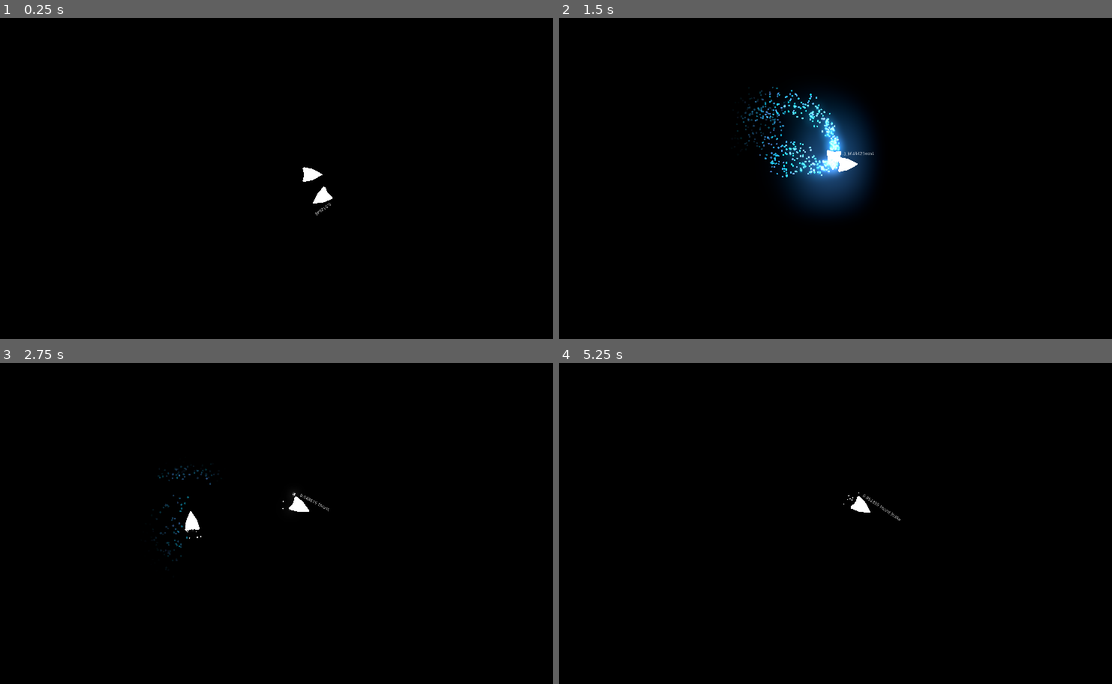
Above: before the commit, frames 1-4 (two rows, left to right).
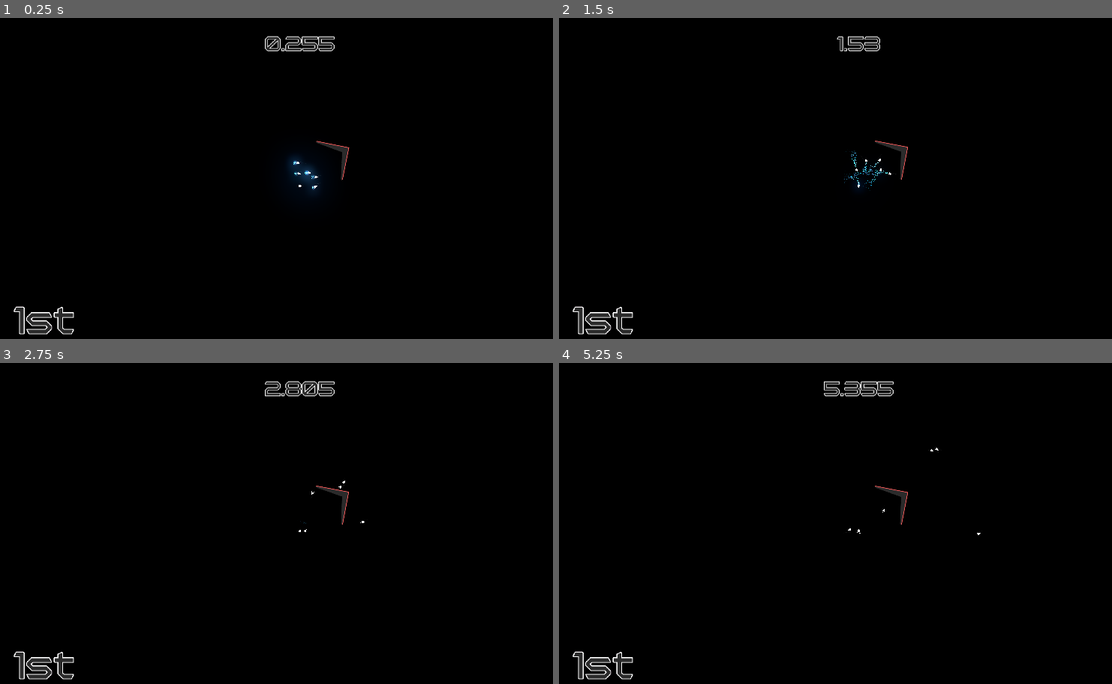
Above: after the commit, the same moments.

Repository: Insta-x/boost-racer
Game: Godot game, scene res://Src/Game.tscn
The game is run twice, just before and just after one commit, with the same random seed, the same clock (stepped at 60 frames per second) and the same inputs. Before the commit the project starts from res://Src/SampleWorld.tscn.
Inputs:
- Up to frame 1 (0.25 s): no input
- Up to frame 2 (1.5 s): hold D (turn_right) 0.53-1.28 s; hold Shift (boost) 0.53-1.28 s; hold Space (brake) from 1.28 s (still down); tap Shift (boost) at 1.35 s
- Up to frame 3 (2.75 s): release Space (brake) at 2.03 s; hold D (turn_right) from 2.03 s (still down); hold Shift (boost) from 2.03 s (still down)
- Up to frame 4 (5.25 s): release D (turn_right) at 2.78 s; release Shift (boost) at 2.78 s; hold W (thrust) 2.78-3.53 s; tap Shift (boost) at 2.85, 4.35 s; hold Shift (boost) 3.53-4.28 s; hold A (turn_left) 3.53-5.03 s; hold Space (brake) from 5.03 s (still down); hold Shift (boost) from 5.03 s (still down)

The runs differ from the first frame. In frame 1, 1.7% of the frame differs, in the area x 2-64%, y 5-99%; in frame 2, 6.3%; in frame 3, 1.5%; in frame 4, 1.3%.
Error before the commit: Invalid get index 'guiders' (on base: 'Nil'). (res://Src/Lee/AreaGuider.gd:10)

Commit message:
lesgo ga nguli

Diff:
--- a/Src/GameWorld.tscn
+++ b/Src/GameWorld.tscn
@@ -1,6 +1,8 @@
-[gd_scene load_steps=3 format=2]
-
+[gd_scene load_steps=5 format=2]
+
+[ext_resource path="res://Src/Racer/EnemyRacer.tscn" type="PackedScene" id=1]
 [ext_resource path="res://Src/Racer/PlayerRacer.tscn" type="PackedScene" id=2]
+[ext_resource path="res://Src/Lee/PathFinder.tscn" type="PackedScene" id=3]
 [ext_resource path="res://Src/RaceComponents/FinishArea2D.tscn" type="PackedScene" id=4]
 
 [node name="GameWorld" type="Node2D"]
@@ -102,6 +104,7 @@
 
 [node name="Camera2D" type="Camera2D" parent="PlayerRacer"]
 current = true
+zoom = Vector2( 6, 6 )
 __meta__ = {
 "_edit_lock_": true
 }
@@ -114,3 +117,272 @@
 __meta__ = {
 "_edit_lock_": true
 }
+
+[node name="PathFinder" parent="." instance=ExtResource( 3 )]
+
+[node name="Position2D" type="Position2D" parent="PathFinder/Nodes" index="0"]
+position = Vector2( 235, 8768 )
+
+[node name="Position2D2" type="Position2D" parent="PathFinder/Nodes" index="1"]
+position = Vector2( 13362, 146 )
+
+[node name="Position2D3" type="Position2D" parent="PathFinder/Nodes" index="2"]
+position = Vector2( 13345, 2052 )
+
+[node name="Position2D4" type="Position2D" parent="PathFinder/Nodes" index="3"]
+position = Vector2( 13970, 2635 )
+
+[node name="Position2D5" type="Position2D" parent="PathFinder/Nodes" index="4"]
+position = Vector2( 13215, 3467 )
+
+[node name="Position2D6" type="Position2D" parent="PathFinder/Nodes" index="5"]
+position = Vector2( 13204, 4401 )
+
+[node name="Position2D7" type="Position2D" parent="PathFinder/Nodes" index="6"]
+position = Vector2( 13872, 5136 )
+
+[node name="Position2D8" type="Position2D" parent="PathFinder/Nodes" index="7"]
+position = Vector2( 13882, 6622 )
+
+[node name="Position2D22" type="Position2D" parent="PathFinder/Nodes" index="8"]
+position = Vector2( 12638, 7861 )
+
+[node name="Position2D23" type="Position2D" parent="PathFinder/Nodes" index="9"]
+position = Vector2( 11870, 7848 )
+
+[node name="Position2D24" type="Position2D" parent="PathFinder/Nodes" index="10"]
+position = Vector2( 11838, 6661 )
+
+[node name="Position2D25" type="Position2D" parent="PathFinder/Nodes" index="11"]
+position = Vector2( 11120, 6655 )
+
+[node name="Position2D26" type="Position2D" parent="PathFinder/Nodes" index="12"]
+position = Vector2( 10580, 7271 )
+
+[node name="Position2D27" type="Position2D" parent="PathFinder/Nodes" index="13"]
+position = Vector2( 10337, 7274 )
+
+[node name="Position2D9" type="Position2D" parent="PathFinder/Nodes" index="14"]
+position = Vector2( 13914, 7999 )
+
+[node name="Position2D10" type="Position2D" parent="PathFinder/Nodes" index="15"]
+position = Vector2( 13096, 7999 )
+
+[node name="Position2D11" type="Position2D" parent="PathFinder/Nodes" index="16"]
+position = Vector2( 12620, 8494 )
+
+[node name="Position2D12" type="Position2D" parent="PathFinder/Nodes" index="17"]
+position = Vector2( 9277, 7272 )
+
+[node name="Position2D29" type="Position2D" parent="PathFinder/Nodes" index="18"]
+position = Vector2( 8710, 7236 )
+
+[node name="Position2D31" type="Position2D" parent="PathFinder/Nodes" index="19"]
+position = Vector2( 8168, 7230 )
+
+[node name="Position2D32" type="Position2D" parent="PathFinder/Nodes" index="20"]
+position = Vector2( 3754, 7194 )
+
+[node name="Position2D36" type="Position2D" parent="PathFinder/Nodes" index="21"]
+position = Vector2( 3874, 6193 )
+
+[node name="Position2D37" type="Position2D" parent="PathFinder/Nodes" index="22"]
+position = Vector2( 5387, 6144 )
+
+[node name="Position2D38" type="Position2D" parent="PathFinder/Nodes" index="23"]
+position = Vector2( 5361, 4526 )
+
+[node name="Position2D58" type="Position2D" parent="PathFinder/Nodes" index="24"]
+position = Vector2( 9709, 4529 )
+
+[node name="Position2D76" type="Position2D" parent="PathFinder/Nodes" index="25"]
+position = Vector2( 9709, 5809 )
+
+[node name="Position2D77" type="Position2D" parent="PathFinder/Nodes" index="26"]
+position = Vector2( 8183, 5843 )
+
+[node name="Position2D78" type="Position2D" parent="PathFinder/Nodes" index="27"]
+position = Vector2( 10726, 5818 )
+
+[node name="Position2D74" type="Position2D" parent="PathFinder/Nodes" index="28"]
+position = Vector2( 9965, 4536 )
+
+[node name="Position2D64" type="Position2D" parent="PathFinder/Nodes" index="29"]
+position = Vector2( 9686, 3751 )
+
+[node name="Position2D65" type="Position2D" parent="PathFinder/Nodes" index="30"]
+position = Vector2( 9263, 3494 )
+
+[node name="Position2D66" type="Position2D" parent="PathFinder/Nodes" index="31"]
+position = Vector2( 9218, 2958 )
+
+[node name="Position2D67" type="Position2D" parent="PathFinder/Nodes" index="32"]
+position = Vector2( 9784, 2898 )
+
+[node name="Position2D68" type="Position2D" parent="PathFinder/Nodes" index="33"]
+position = Vector2( 9769, 2581 )
+
+[node name="Position2D70" type="Position2D" parent="PathFinder/Nodes" index="34"]
+position = Vector2( 5793, 2605 )
+
+[node name="Position2D71" type="Position2D" parent="PathFinder/Nodes" index="35"]
+position = Vector2( 5769, 3685 )
+
+[node name="Position2D72" type="Position2D" parent="PathFinder/Nodes" index="36"]
+position = Vector2( 4361, 3725 )
+
+[node name="Position2D73" type="Position2D" parent="PathFinder/Nodes" index="37"]
+position = Vector2( 4353, 2997 )
+
+[node name="Position2D75" type="Position2D" parent="PathFinder/Nodes" index="38"]
+position = Vector2( 3985, 2293 )
+
+[node name="Position2D69" type="Position2D" parent="PathFinder/Nodes" index="39"]
+position = Vector2( 9769, 2287 )
+
+[node name="Position2D59" type="Position2D" parent="PathFinder/Nodes" index="40"]
+position = Vector2( 8170, 4526 )
+
+[node name="Position2D60" type="Position2D" parent="PathFinder/Nodes" index="41"]
+position = Vector2( 10765, 4526 )
+
+[node name="Position2D61" type="Position2D" parent="PathFinder/Nodes" index="42"]
+position = Vector2( 12217, 4515 )
+
+[node name="Position2D62" type="Position2D" parent="PathFinder/Nodes" index="43"]
+position = Vector2( 12228, 3116 )
+
+[node name="Position2D63" type="Position2D" parent="PathFinder/Nodes" index="44"]
+position = Vector2( 12152, 2307 )
+
+[node name="Position2D39" type="Position2D" parent="PathFinder/Nodes" index="45"]
+position = Vector2( 3736, 4505 )
+
+[node name="Position2D40" type="Position2D" parent="PathFinder/Nodes" index="46"]
+position = Vector2( 3273, 4961 )
+
+[node name="Position2D35" type="Position2D" parent="PathFinder/Nodes" index="47"]
+position = Vector2( 2513, 5774 )
+
+[node name="Position2D41" type="Position2D" parent="PathFinder/Nodes" index="48"]
+position = Vector2( 1025, 5804 )
+
+[node name="Position2D42" type="Position2D" parent="PathFinder/Nodes" index="49"]
+position = Vector2( 194, 5087 )
+
+[node name="Position2D43" type="Position2D" parent="PathFinder/Nodes" index="50"]
+position = Vector2( 182, 2822 )
+
+[node name="Position2D79" type="Position2D" parent="PathFinder/Nodes" index="51"]
+position = Vector2( 161, 184 )
+
+[node name="Position2D80" type="Position2D" parent="PathFinder/Nodes" index="52"]
+position = Vector2( 607, -292 )
+
+[node name="Position2D81" type="Position2D" parent="PathFinder/Nodes" index="53"]
+position = Vector2( 2971, -292 )
+
+[node name="Position2D44" type="Position2D" parent="PathFinder/Nodes" index="54"]
+position = Vector2( 996, 2085 )
+
+[node name="Position2D45" type="Position2D" parent="PathFinder/Nodes" index="55"]
+position = Vector2( 2301, 1992 )
+
+[node name="Position2D47" type="Position2D" parent="PathFinder/Nodes" index="56"]
+position = Vector2( 2246, 177 )
+
+[node name="Position2D48" type="Position2D" parent="PathFinder/Nodes" index="57"]
+position = Vector2( 2581, 169 )
+
+[node name="Position2D49" type="Position2D" parent="PathFinder/Nodes" index="58"]
+position = Vector2( 3110, 720 )
+
+[node name="Position2D50" type="Position2D" parent="PathFinder/Nodes" index="59"]
+position = Vector2( 3672, 752 )
+
+[node name="Position2D51" type="Position2D" parent="PathFinder/Nodes" index="60"]
+position = Vector2( 3680, 1258 )
+
+[node name="Position2D52" type="Position2D" parent="PathFinder/Nodes" index="61"]
+position = Vector2( 6087, 1173 )
+
+[node name="Position2D53" type="Position2D" parent="PathFinder/Nodes" index="62"]
+position = Vector2( 7295, -35 )
+
+[node name="Position2D54" type="Position2D" parent="PathFinder/Nodes" index="63"]
+position = Vector2( 8247, -3 )
+
+[node name="Position2D55" type="Position2D" parent="PathFinder/Nodes" index="64"]
+position = Vector2( 8295, 2213 )
+
+[node name="Position2D56" type="Position2D" parent="PathFinder/Nodes" index="65"]
+position = Vector2( 11693, 2213 )
+
+[node name="Position2D57" type="Position2D" parent="PathFinder/Nodes" index="66"]
+position = Vector2( 11731, 182 )
+
+[node name="Position2D46" type="Position2D" parent="PathFinder/Nodes" index="67"]
+position = Vector2( 3225, 2857 )
+
+[node name="Position2D34" type="Position2D" parent="PathFinder/Nodes" index="68"]
+position = Vector2( 1764, 7244 )
+
+[node name="Position2D33" type="Position2D" parent="PathFinder/Nodes" index="69"]
+position = Vector2( 3707, 8031 )
+
+[node name="Position2D30" type="Position2D" parent="PathFinder/Nodes" index="70"]
+position = Vector2( 8703, 6669 )
+
+[node name="Position2D28" type="Position2D" parent="PathFinder/Nodes" index="71"]
+position = Vector2( 11407, 8475 )
+
+[node name="Position2D13" type="Position2D" parent="PathFinder/Nodes" index="72"]
+position = Vector2( 9535, 8431 )
+
+[node name="Position2D14" type="Position2D" parent="PathFinder/Nodes" index="73"]
+position = Vector2( 8862, 7809 )
+
+[node name="Position2D15" type="Position2D" parent="PathFinder/Nodes" index="74"]
+position = Vector2( 8582, 7817 )
+rotation = 0.201052
+
+[node name="Position2D16" type="Position2D" parent="PathFinder/Nodes" index="75"]
+position = Vector2( 7675, 8745 )
+rotation = 0.201052
+
+[node name="Position2D17" type="Position2D" parent="PathFinder/Nodes" index="76"]
+position = Vector2( 6399, 8738 )
+rotation = 0.201052
+
+[node name="Position2D18" type="Position2D" parent="PathFinder/Nodes" index="77"]
+position = Vector2( 5508, 9629 )
+rotation = 0.201052
+
+[node name="Position2D19" type="Position2D" parent="PathFinder/Nodes" index="78"]
+position = Vector2( 4760, 9608 )
+rotation = 0.201052
+
+[node name="Position2D20" type="Position2D" parent="PathFinder/Nodes" index="79"]
+position = Vector2( 3855, 8746 )
+rotation = 0.201052
+
+[node name="Position2D21" type="Position2D" parent="PathFinder/Nodes" index="80"]
+position = Vector2( 3081, 8739 )
+rotation = 0.201052
+
+[node name="EnemyRacer" parent="PathFinder" instance=ExtResource( 1 )]
+position = Vector2( 151, 8578 )
+
+[node name="EnemyRacer2" parent="PathFinder" instance=ExtResource( 1 )]
+position = Vector2( 471, 8834 )
+
+[node name="EnemyRacer3" parent="PathFinder" instance=ExtResource( 1 )]
+position = Vector2( 351, 8562 )
+
+[node name="EnemyRacer4" parent="PathFinder" instance=ExtResource( 1 )]
+position = Vector2( 479, 8643 )
+
+[node name="EnemyRacer5" parent="PathFinder" instance=ExtResource( 1 )]
+position = Vector2( 129, 8371 )
+
+[editable path="PathFinder"]
--- /dev/null
+++ b/Src/Lee/PathFinder.gd
@@ -0,0 +1,96 @@
+extends Node2D
+
+onready var n : int = $Nodes.get_child_count()
+onready var arr : Array = $Nodes.get_children()
+onready var raycast := $RayCast2D
+
+var adj := []
+var next := []
+var racers := []
+
+
+func dist(a: Vector2, b: Vector2):
+	return pow(a.distance_to(b), 0.6)
+
+func cekwall(racer: EnemyRacer) -> void:
+	# cek apa bs ke nextnext?
+	raycast.position = racer.position
+	raycast.cast_to = arr[racer.nextnext].position - racer.position
+	raycast.force_raycast_update()
+	if not raycast.is_colliding():
+		racer.next = racer.nextnext
+		racer.nextnext = next[racer.guideID][racer.nextnext]
+		return
+
+	# cek udh gbs ke next
+	raycast.position = racer.position
+	raycast.cast_to = arr[racer.next].position - racer.position
+	raycast.force_raycast_update()
+	if raycast.is_colliding():
+		updatenext(racer.position, racer.guideID)
+
+func updatenext(pos : Vector2, guide_id : int) -> void:
+	var mi := INF
+	var nxt := -1
+	for i in n:
+		raycast.position = pos
+		raycast.cast_to = arr[i].position - pos
+		raycast.force_raycast_update()
+		if not raycast.is_colliding():
+			var d = dist(pos, arr[i].position)
+			if d < mi:
+				mi = d
+				nxt = i
+	racers[guide_id].next = nxt
+	racers[guide_id].nextnext = next[guide_id][nxt]
+
+func _ready():
+	randomize()
+	# bikin grafnya
+	for x in n: adj.append([])
+	for i in n: for j in i:
+		raycast.position = arr[i].position
+		raycast.cast_to = arr[j].position - arr[i].position
+		raycast.force_raycast_update()
+		if not raycast.is_colliding():
+			adj[i].append(Vector2(j, dist(arr[i].position, arr[j].position)))
+			adj[j].append(Vector2(i, dist(arr[i].position, arr[j].position)))
+
+	# assign tiap enemies
+	for racer in self.get_children():
+		if racer.get("guideID") == null: continue
+		racer.guideID = len(next)
+		racers.append(racer)
+		# djikstra yg agk random :v
+		var vis := []
+		var queue := []
+
+		var inf = -1
+		for i in n: vis.append(inf)
+		queue.push_back(Vector3(0, 1, 1))
+		while not queue.empty():
+			queue.sort() # complexity ga penting lah ya :v
+			var a : Vector3 = queue.pop_front()
+			var d := a.x
+			var u := int(a.y)
+			var p := int(a.z)
+			if vis[u] != inf: continue
+			vis[u] = p
+			for V in adj[u]:
+				var v := int(V.x)
+				if vis[v] != inf: continue
+				queue.push_back(Vector3(d + V.y * (1 + randf() * 2), v, u))
+
+		var nextarr = []
+		for i in n: nextarr.push_back(-1)
+		for i in n: nextarr[i] = vis[i]
+		print(nextarr)
+		next.append(nextarr)
+		updatenext(racer.position, racer.guideID)
+
+	$Timer.start()
+
+
+func _on_Timer_timeout():
+	for racer in racers:
+		cekwall(racer)
--- /dev/null
+++ b/Src/Lee/PathFinder.tscn
@@ -0,0 +1,15 @@
+[gd_scene load_steps=2 format=2]
+
+[ext_resource path="res://Src/Lee/PathFinder.gd" type="Script" id=1]
+
+[node name="PathFinder" type="Node2D"]
+script = ExtResource( 1 )
+
+[node name="Nodes" type="Node2D" parent="."]
+
+[node name="Timer" type="Timer" parent="."]
+wait_time = 0.1
+
+[node name="RayCast2D" type="RayCast2D" parent="."]
+
+[connection signal="timeout" from="Timer" to="." method="_on_Timer_timeout"]
--- a/Src/Racer/EnemyRacer.gd
+++ b/Src/Racer/EnemyRacer.gd
@@ -4,24 +4,31 @@
 
 var target_velocity := Vector2.ZERO
 var adjust_velocity := Vector2.ZERO
+var guideID := -1
+
+var next := -1
+var nextnext := -1
 
 const ROT := 0.15
 const CEKDEG := deg2rad(30) # raycast degree
 
 var canboost := 0
 
-var guiders := []
 var turning_stabilizer := 0.0
 var turn_history := []
 
+var targetpos := Vector2.ZERO
+var targetspeed := 1000
 func _ready():
 	pass # Replace with function body.
 
+func calc_target_velocity():
+	if next == -1: return
+	targetpos = get_parent().arr[next].position
+	target_velocity = (targetpos - position).normalized() * (targetspeed)#position.distance_to(targetpos))
+
 func _physics_process(delta:float) -> void:
-	if len(guiders) > 0:
-		target_velocity = Vector2.ZERO
-		for x in guiders: target_velocity += x.target_velocity
-		target_velocity /= len(guiders)
+	calc_target_velocity()
 	avoid_wall()
 	actions()
 	debug()
@@ -31,7 +38,7 @@
 	# kalo ga searah, searahin dulu
 	braking = false
 	#boosting = true
-	$Target.cast_to = (target_velocity + adjust_velocity - linear_velocity) #debugging purpose
+	$Target.cast_to = get_parent().arr[nextnext].position - position #debugging purpose
 	var target_rotation := (target_velocity + adjust_velocity - linear_velocity).angle()
 	var drot := (target_rotation - rotation)
 	if drot < 0: drot += PI * 2
@@ -74,7 +81,6 @@
 	raycastL.global_rotation = 0
 	raycastR.global_rotation = 0
 	raycastF.global_rotation = 0
-	raycastP.global_rotation = 0
 	$Target.global_rotation = 0
 	adjust_velocity = Vector2.ZERO
 	var ADJRATE = pow(linear_velocity.length(), 0.8) / thrust_force
@@ -82,16 +88,19 @@
 	raycastL.cast_to = linear_velocity.rotated(-CEKDEG) * ADJRATE + Vector2.RIGHT.rotated(rotation - CEKDEG) * 40
 	raycastR.cast_to = linear_velocity.rotated(CEKDEG) * ADJRATE + Vector2.RIGHT.rotated(rotation + CEKDEG) * 40
 	raycastF.cast_to = linear_velocity * ADJRATE
-	raycastP.cast_to = linear_velocity * ADJRATE
 	if raycastL.is_colliding():
 		adjust_velocity += linear_velocity.rotated(PI/2).normalized() * (raycastL.cast_to.length() - raycastL.get_collision_point().distance_to(global_position))
 	if raycastR.is_colliding():
 		adjust_velocity += linear_velocity.rotated(-PI/2).normalized() * (raycastR.cast_to.length() - raycastR.get_collision_point().distance_to(global_position))
-	if raycastP.is_colliding():
-		adjust_velocity += raycastP.get_collider().target_velocity * 0.5 - target_velocity * 0.5
+	#if raycastP.is_colliding():
+	#	adjust_velocity += raycastP.get_collider().target_velocity * 0.5 - target_velocity * 0.5
 	if raycastF.is_colliding():
 		adjust_velocity += raycastF.get_collision_normal().normalized() * (linear_velocity.length() - raycastF.get_collision_point().distance_to(global_position))
-		print(raycastF.get_collision_normal())
+	var d = linear_velocity.angle_to(targetpos-position)
+	if (d < deg2rad(15) or d > deg2rad(360-15)) and linear_velocity.length() > 50:
+		if (targetpos-position).length() / linear_velocity.length() < ADJRATE:
+			adjust_velocity += (get_parent().arr[nextnext].position - position).normalized() * targetspeed * 0.5 - target_velocity * 0.5
+
 
 func debug() -> void:
 	$Label.text = str(turning)
--- a/Src/Racer/EnemyRacer.tscn
+++ b/Src/Racer/EnemyRacer.tscn
@@ -27,13 +27,6 @@
 cast_to = Vector2( 0, 0 )
 collide_with_areas = true
 
-[node name="RayCastPredict" type="RayCast2D" parent="." index="8"]
-enabled = true
-cast_to = Vector2( 0, 0 )
-collision_mask = 128
-collide_with_areas = true
-collide_with_bodies = false
-
-[node name="Target" type="RayCast2D" parent="." index="9"]
+[node name="Target" type="RayCast2D" parent="." index="8"]
 cast_to = Vector2( 0, 0 )
 collide_with_areas = true
--- a/project.godot
+++ b/project.godot
@@ -33,7 +33,7 @@
 [application]
 
 config/name="boost-racer"
-run/main_scene="res://Src/SampleWorld.tscn"
+run/main_scene="res://Src/Game.tscn"
 config/icon="res://icon.png"
 
 [autoload]
